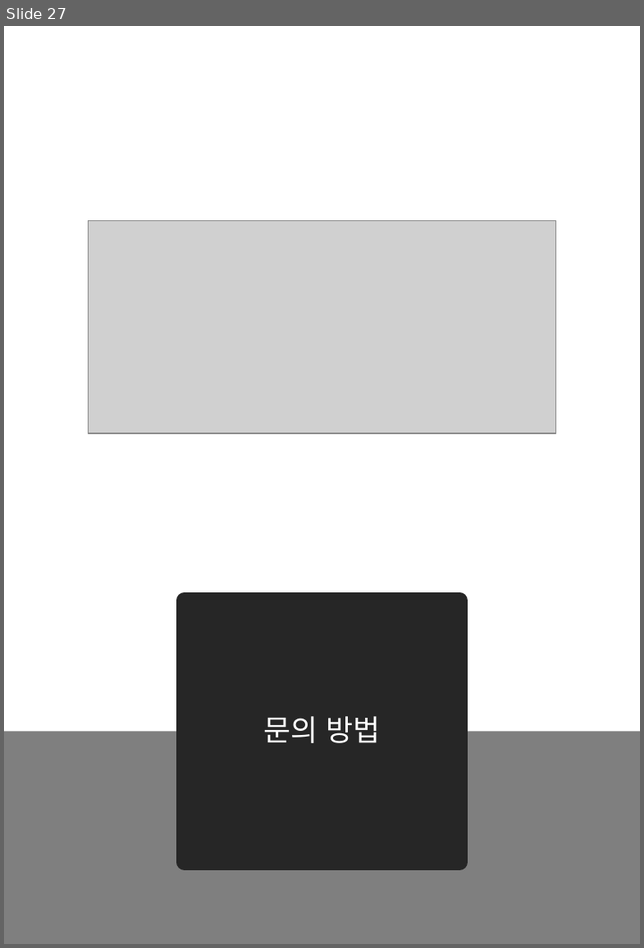
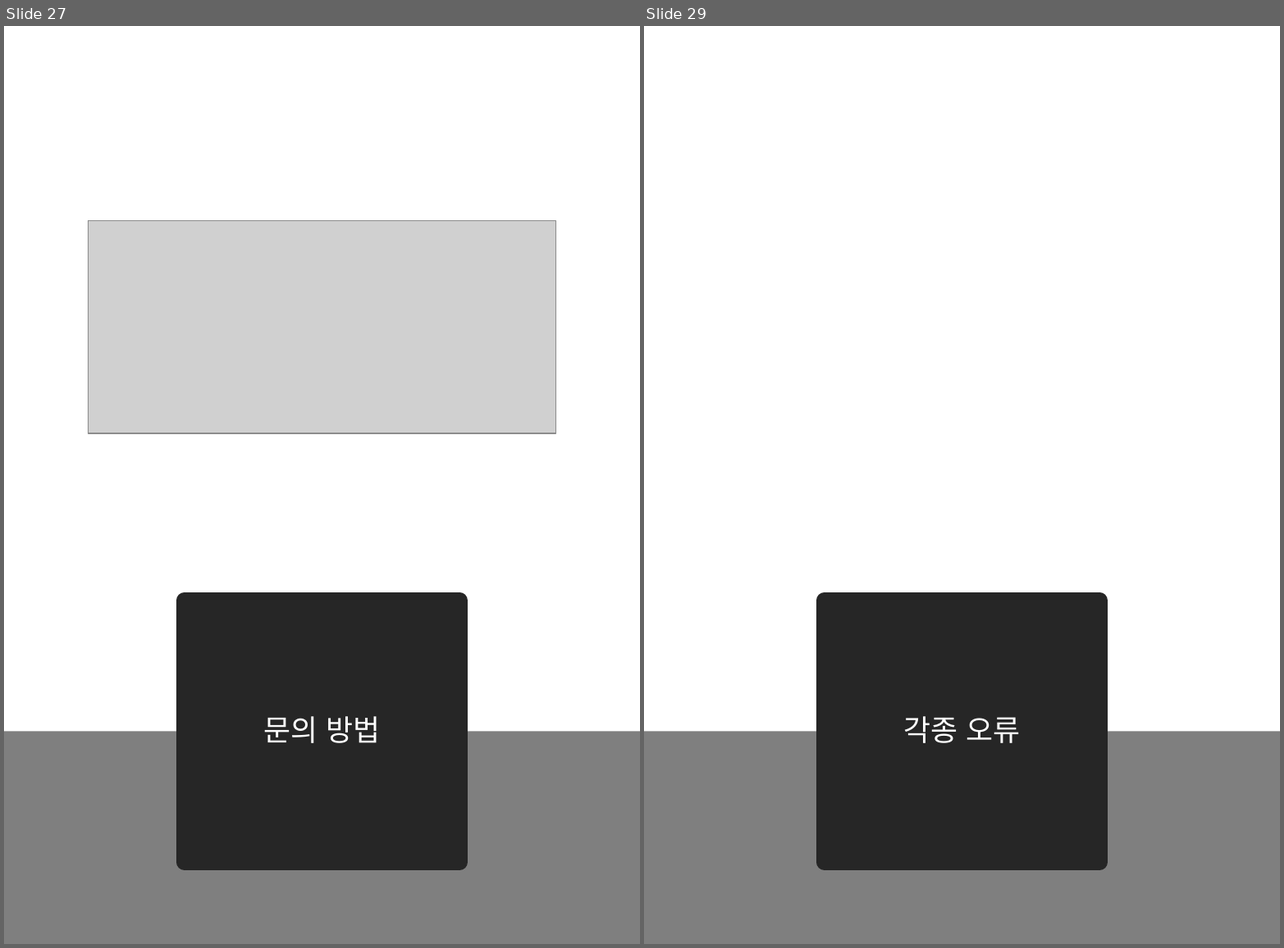
Before and after one commit to byungmeo/GersangStation, a slide deck: 사용자 설명서.pptx. Shown side by side, each under a label of ours: slide 27 before the commit, slides 27 and 29 after it; the slides between them are not shown. The pictures are 644x948 and 1284x948 pixels, drawn with LibreOffice and Linux fonts; fonts in the diff are those of the drawing; grey boxes stand for pictures. Boxes give left, top, right and bottom in pixels: in the first picture for what was removed or moved away, otherwise in the second. Text is boxed around its words. In the diff, an @@ line names an element or a change of style, - is before the commit and + after.

```diff
--- a/사용자 설명서.pptx
+++ b/사용자 설명서.pptx
@@ slide 29 added at (644,26,1280,944), background #FFFFFF @@
@@ title added at (824,601,1100,862), fill #262626, outline #262626 13.75 pt, 25 pt, text #FFFFFF @@
+각종 오류
@@ rectangle added at (644,731,1280,944), fill #7F7F7F @@
```
Also in this commit, not shown: 3 slides changed, 1 other slide added, 1 other file.
